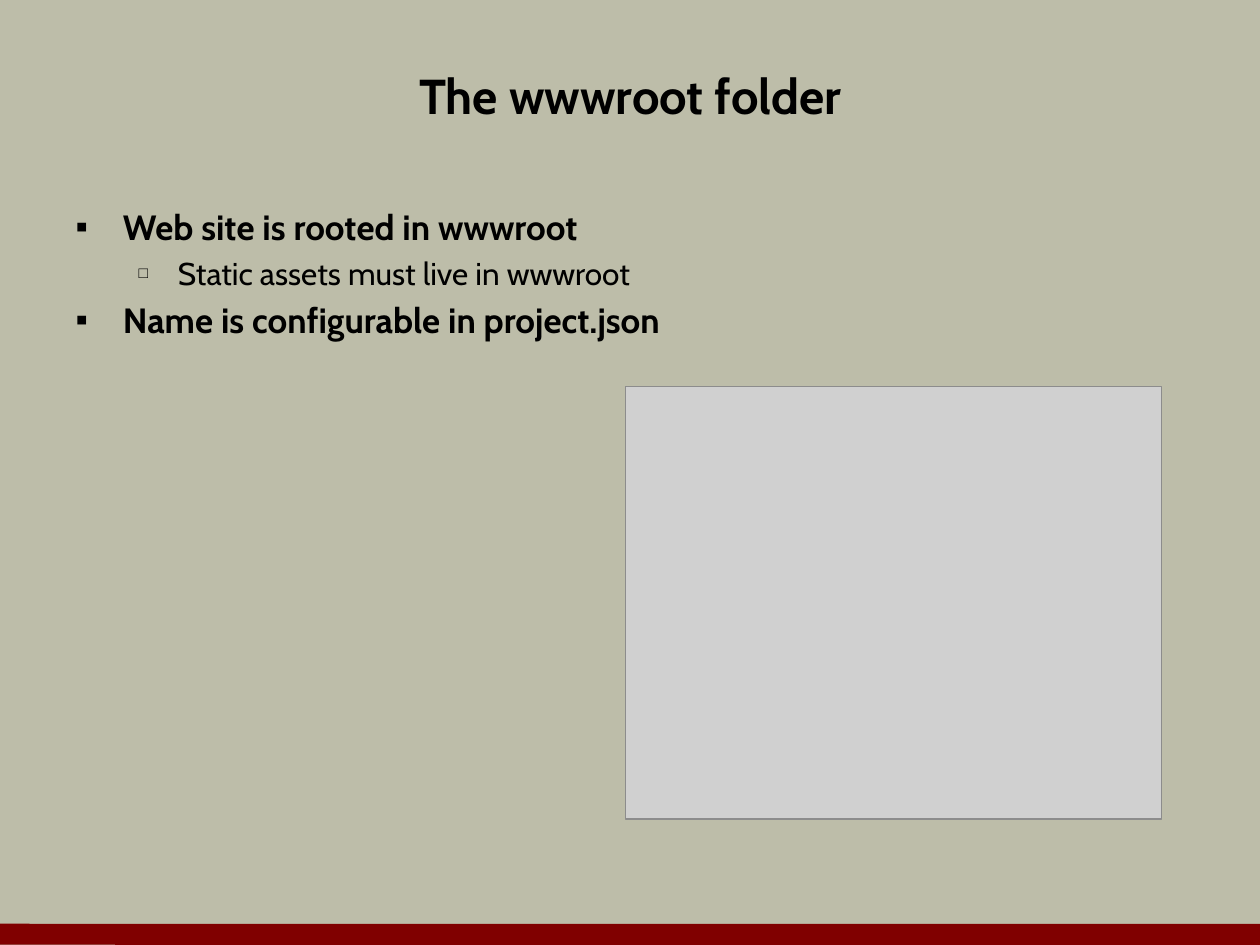
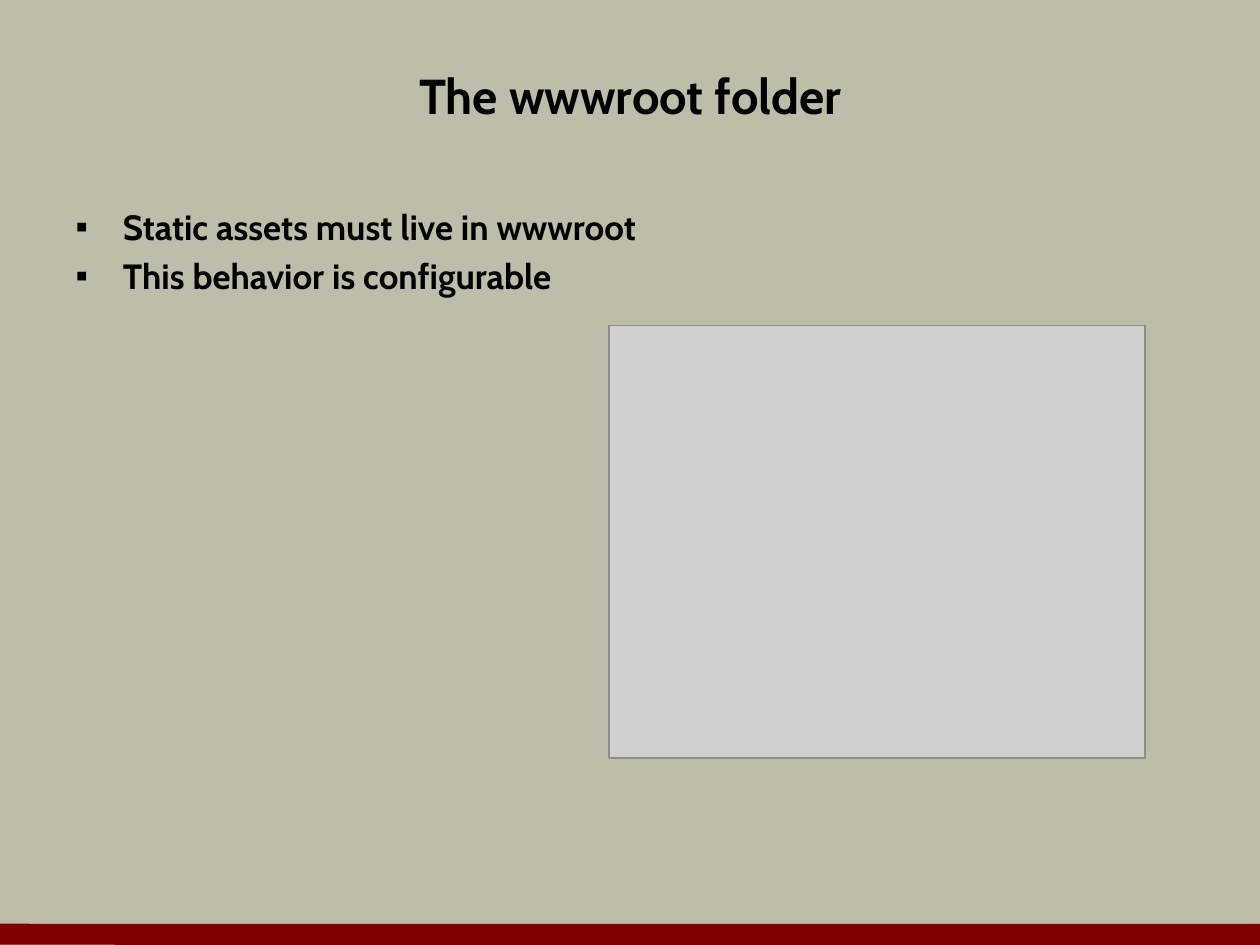
Before and after one commit to OdeToCode/classes, a slide deck: slide 8 of aspnet5/slides/01_Overview.pptx. Drawn at 1260x945 pixels with LibreOffice and Linux fonts; fonts in the diff are those of the drawing; grey boxes stand for pictures; background and template pictures are left out. Boxes give left, top, right and bottom in pixels: in the first picture for what was removed or moved away, otherwise in the second. Text is boxed around its words. In the diff, an @@ line names an element or a change of style, - is before the commit and + after.

```diff
--- a/aspnet5/slides/01_Overview.pptx
+++ b/aspnet5/slides/01_Overview.pptx
@@ text at box(123, 213, 577, 241): paragraph removed @@
-▪ Web site is rooted in wwwroot
@@ text at box(123, 213, 636, 241): size 18 to 20 pt, bold on in "Static assets must live in wwwroot"; bullet □ to ▪; list level 2 to 1 in "Static assets must live in ..." @@
@@ text at box(123, 262, 551, 298): text changed @@
-▪ Name is configurable in project.json
+▪ This behavior is configurable
@@ picture: place and size @@
-picture at box(626, 387, 1162, 819)
+picture at box(609, 325, 1144, 757)
```
Also in this commit, not shown: 7 other slides changed, 4 slides removed, 2 other files.
